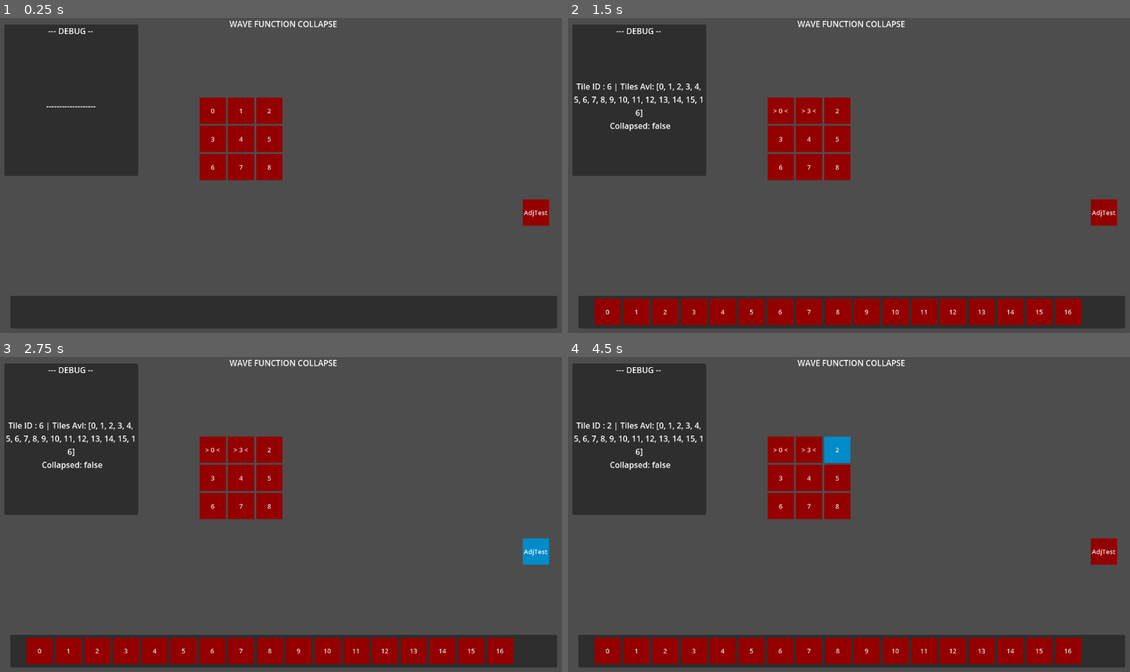
Above: before the commit, frames 1-4 (two rows, left to right).
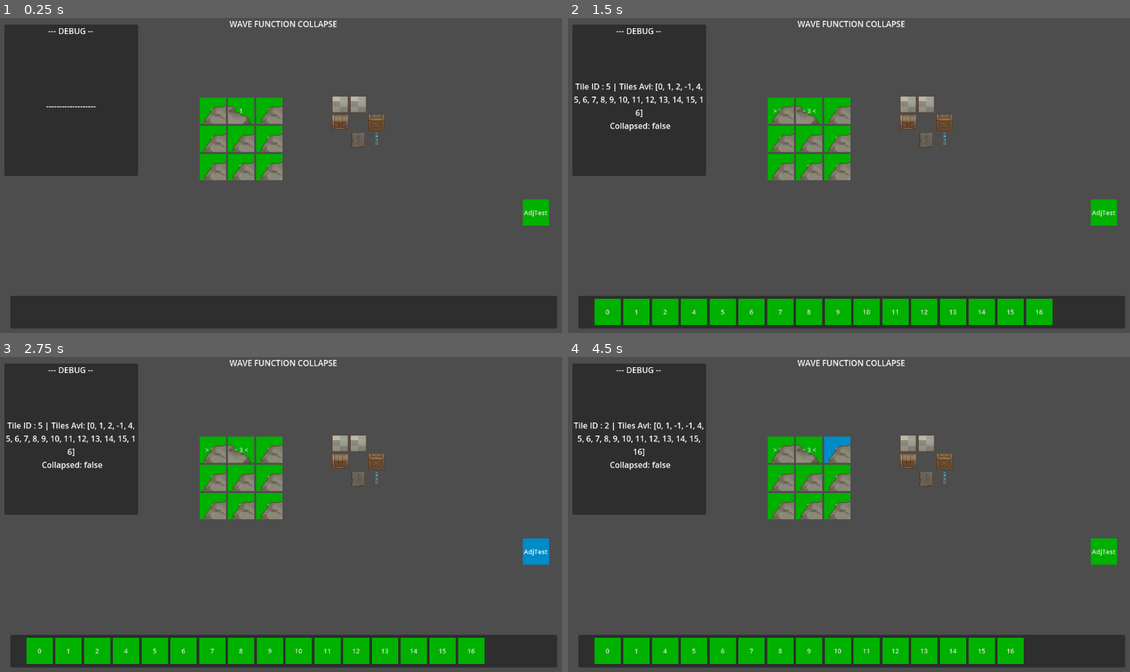
Above: after the commit, the same moments.

Repository: Sketh14/WaveFuncCollapse
Game: Godot game, scene res://Scenes/Main03.tscn
Same seed, same stepped clock (60 frames per second), same inputs: the game is played once before the commit and once after it. This scene is started directly instead of the project's main scene.
Inputs:
- Up to frame 1 (0.25 s): no input
- Up to frame 2 (1.5 s): click "0" at 0.5 s; click "0" at 1.25 s
- Up to frame 3 (2.75 s): click "AdjTest" at 2 s
- Up to frame 4 (4.5 s): click "> 0 <" at 2.75 s; click "> 3 <" at 3.5 s; click "2" at 4.25 s

The runs differ from the first frame. In frame 1, 4.6% of the frame differs, in the area x 35-98%, y 24-67%; in frame 2, 12%; in frame 3, 11%; in frame 4, 12%, in the area x 1-98%, y 20-98%.

Commit message:
Atlas Texture | Tile Images | Adj List Update
- Scripts
	(-) UniversalConstants
		[=] Adding rectRegion Scale as constant
	(-) UITileController_1
		[=] Adding TextureRect field for getting and setting AtlasTexture
	(-) UI_Test1
		[=] Test script for testing UI elements logic
- Scene
	(-) Adding TextureRect to UI-Button-Tiles to set the image of the tile
	(-) Adding AtlasTexture for both "Props" and "Environment" tiles
- Others
	(-) TileAdjacencyList
		[=] Adding "Atlas Texture" region data also for each tile's image
			<~> First element is the index of the "Atlas Texture" to use, as we have 2 tileSets

Diff:
--- /dev/null
+++ b/Atlas Texture/Environment_AT1.tres
@@ -0,0 +1,7 @@
+[gd_resource type="AtlasTexture" load_steps=2 format=3 uid="uid://besoup70f48j2"]
+
+[ext_resource type="Texture2D" uid="uid://cr4vmeraqpd1d" path="res://Sprites/Environment/TX Tileset Grass.png" id="1_4l3lg"]
+
+[resource]
+atlas = ExtResource("1_4l3lg")
+region = Rect2(192, 63, 32, 32)
--- /dev/null
+++ b/Atlas Texture/Props_AT1.tres
@@ -0,0 +1,7 @@
+[gd_resource type="AtlasTexture" load_steps=2 format=3 uid="uid://cb2x8t3gf1k5a"]
+
+[ext_resource type="Texture2D" uid="uid://on7xocak68ox" path="res://Sprites/Environment/TX Props.png" id="1_135el"]
+
+[resource]
+atlas = ExtResource("1_135el")
+region = Rect2(0, 452, 32, 32)
--- /dev/null
+++ b/Atlas Texture/Props_AT2.tres
@@ -0,0 +1,7 @@
+[gd_resource type="AtlasTexture" load_steps=2 format=3 uid="uid://cjqtjfk3yxeka"]
+
+[ext_resource type="Texture2D" uid="uid://on7xocak68ox" path="res://Sprites/Environment/TX Props.png" id="1_w1vcg"]
+
+[resource]
+atlas = ExtResource("1_w1vcg")
+region = Rect2(32, 32, 32, 32)
--- a/Prefab/UI/BtPrefab_1.tscn
+++ b/Prefab/UI/BtPrefab_1.tscn
@@ -1,8 +1,9 @@
-[gd_scene load_steps=4 format=3 uid="uid://bdeicjkvvfk7u"]
+[gd_scene load_steps=5 format=3 uid="uid://bdeicjkvvfk7u"]
 
 [ext_resource type="Theme" uid="uid://dw70fre4exfuq" path="res://Themes/MainTileTheme_2.tres" id="1_u8kkf"]
 [ext_resource type="Script" path="res://Scripts/UI/UITileController_1.gd" id="2_5g68f"]
 [ext_resource type="Theme" uid="uid://bvy3hpak27cl3" path="res://Themes/TextTheme_1.tres" id="3_boxi7"]
+[ext_resource type="Texture2D" uid="uid://cb2x8t3gf1k5a" path="res://Atlas Texture/Props_AT1.tres" id="4_r6bg3"]
 
 [node name="Button" type="Button" node_paths=PackedStringArray("btControl")]
 custom_minimum_size = Vector2(52, 52)
@@ -14,6 +15,7 @@
 text = "0"
 script = ExtResource("2_5g68f")
 btControl = NodePath(".")
+rectRegionPos = Vector2i(0, 420)
 
 [node name="TileId_Label" type="Label" parent="."]
 visible = false
@@ -31,4 +33,14 @@
 autowrap_mode = 1
 text_direction = 1
 
+[node name="TileImg" type="TextureRect" parent="."]
+layout_mode = 1
+anchors_preset = 15
+anchor_right = 1.0
+anchor_bottom = 1.0
+grow_horizontal = 2
+grow_vertical = 2
+texture = ExtResource("4_r6bg3")
+stretch_mode = 4
+
 [connection signal="pressed" from="." to="." method="_on_tile_bt_pressed"]
--- /dev/null
+++ b/Prefab/UI/BtPrefab_Test2.tscn
@@ -0,0 +1,43 @@
+[gd_scene load_steps=5 format=3 uid="uid://crhrpsiyo6b0t"]
+
+[ext_resource type="Theme" uid="uid://dw70fre4exfuq" path="res://Themes/MainTileTheme_2.tres" id="1_lvtmw"]
+[ext_resource type="Theme" uid="uid://bvy3hpak27cl3" path="res://Themes/TextTheme_1.tres" id="3_hjsbm"]
+[ext_resource type="Texture2D" uid="uid://cb2x8t3gf1k5a" path="res://Atlas Texture/Props_AT1.tres" id="4_r4ets"]
+[ext_resource type="Script" path="res://Scripts/Test/UI_Test1.gd" id="5_kltb3"]
+
+[node name="Button" type="Button" node_paths=PackedStringArray("tileImg")]
+custom_minimum_size = Vector2(52, 52)
+offset_left = 13.0
+offset_top = 22.0
+offset_right = 65.0
+offset_bottom = 74.0
+theme = ExtResource("1_lvtmw")
+text = "0"
+script = ExtResource("5_kltb3")
+tileImg = NodePath("TileImg")
+
+[node name="TileId_Label" type="Label" parent="."]
+visible = false
+layout_direction = 2
+layout_mode = 1
+anchors_preset = 15
+anchor_right = 1.0
+anchor_bottom = 1.0
+grow_horizontal = 2
+grow_vertical = 2
+theme = ExtResource("3_hjsbm")
+text = "-"
+horizontal_alignment = 1
+vertical_alignment = 1
+autowrap_mode = 1
+text_direction = 1
+
+[node name="TileImg" type="TextureRect" parent="."]
+layout_mode = 1
+anchors_preset = 15
+anchor_right = 1.0
+anchor_bottom = 1.0
+grow_horizontal = 2
+grow_vertical = 2
+texture = ExtResource("4_r4ets")
+stretch_mode = 4
--- a/Resources/TileAdjacencyList.json
+++ b/Resources/TileAdjacencyList.json
@@ -3,6 +3,11 @@
 		{
 			"tile_index": 0,
 			"tile_name": "Big_Rock_0",
+			"atlas_texture_properties": [
+				1,
+				0,
+				452
+			],
 			"socket_values": [
 				47,
 				45,
@@ -54,6 +59,11 @@
 		{
 			"tile_index": 1,
 			"tile_name": "Big_Rock_1",
+			"atlas_texture_properties": [
+				1,
+				0,
+				420
+			],
 			"socket_values": [
 				51,
 				49,
@@ -105,6 +115,11 @@
 		{
 			"tile_index": 2,
 			"tile_name": "Big_Rock_2",
+			"atlas_texture_properties": [
+				1,
+				32,
+				452
+			],
 			"socket_values": [
 				55,
 				53,
@@ -156,6 +171,11 @@
 		{
 			"tile_index": 3,
 			"tile_name": "Big_Rock_3",
+			"atlas_texture_properties": [
+				1,
+				32,
+				452
+			],
 			"socket_values": [
 				59,
 				57,
@@ -207,6 +227,11 @@
 		{
 			"tile_index": 4,
 			"tile_name": "Grass_0",
+			"atlas_texture_properties": [
+				0,
+				40,
+				23
+			],
 			"socket_values": [
 				3,
 				1,
@@ -285,6 +310,11 @@
 		{
 			"tile_index": 5,
 			"tile_name": "Grass_1",
+			"atlas_texture_properties": [
+				0,
+				128,
+				31
+			],
 			"socket_values": [
 				7,
 				5,
@@ -363,6 +393,11 @@
 		{
 			"tile_index": 6,
 			"tile_name": "Grass_2",
+			"atlas_texture_properties": [
+				0,
+				192,
+				63
+			],
 			"socket_values": [
 				11,
 				9,
@@ -441,6 +476,11 @@
 		{
 			"tile_index": 7,
 			"tile_name": "Grass_3",
+			"atlas_texture_properties": [
+				0,
+				96,
+				87
+			],
 			"socket_values": [
 				15,
 				13,
@@ -519,6 +559,11 @@
 		{
 			"tile_index": 8,
 			"tile_name": "Object_0",
+			"atlas_texture_properties": [
+				1,
+				96,
+				160
+			],
 			"socket_values": [
 				27,
 				25,
@@ -597,6 +642,11 @@
 		{
 			"tile_index": 9,
 			"tile_name": "Object_1",
+			"atlas_texture_properties": [
+				1,
+				160,
+				287
+			],
 			"socket_values": [
 				31,
 				29,
@@ -675,6 +725,11 @@
 		{
 			"tile_index": 10,
 			"tile_name": "Path_0",
+			"atlas_texture_properties": [
+				0,
+				80,
+				127
+			],
 			"socket_values": [
 				23,
 				21,
@@ -753,6 +808,11 @@
 		{
 			"tile_index": 11,
 			"tile_name": "Path_1",
+			"atlas_texture_properties": [
+				0,
+				176,
+				191
+			],
 			"socket_values": [
 				19,
 				17,
@@ -831,6 +891,11 @@
 		{
 			"tile_index": 12,
 			"tile_name": "Rock_0",
+			"atlas_texture_properties": [
+				1,
+				64,
+				480
+			],
 			"socket_values": [
 				35,
 				33,
@@ -909,6 +974,11 @@
 		{
 			"tile_index": 13,
 			"tile_name": "Rock_1",
+			"atlas_texture_properties": [
+				1,
+				27,
+				474
+			],
 			"socket_values": [
 				39,
 				37,
@@ -987,6 +1057,11 @@
 		{
 			"tile_index": 14,
 			"tile_name": "Rock_2",
+			"atlas_texture_properties": [
+				1,
+				160,
+				480
+			],
 			"socket_values": [
 				43,
 				41,
@@ -1065,6 +1140,11 @@
 		{
 			"tile_index": 15,
 			"tile_name": "Tomb_0",
+			"atlas_texture_properties": [
+				1,
+				288,
+				186
+			],
 			"socket_values": [
 				67,
 				65,
@@ -1127,6 +1207,11 @@
 		{
 			"tile_index": 16,
 			"tile_name": "Tomb_1",
+			"atlas_texture_properties": [
+				1,
+				288,
+				154
+			],
 			"socket_values": [
 				63,
 				61,
@@ -1190,6 +1275,11 @@
 		{
 			"tile_index": 17,
 			"tile_name": "Empty_Tile",
+			"atlas_texture_properties": [
+				1,
+				0,
+				0
+			],
 			"adjacency_list": [
 				[
 					0
--- a/Scenes/Main03.tscn
+++ b/Scenes/Main03.tscn
@@ -1,10 +1,13 @@
-[gd_scene load_steps=6 format=3 uid="uid://cewiy0d2bjpka"]
+[gd_scene load_steps=9 format=3 uid="uid://cewiy0d2bjpka"]
 
 [ext_resource type="PackedScene" uid="uid://bdeicjkvvfk7u" path="res://Prefab/UI/BtPrefab_1.tscn" id="1_op8q5"]
 [ext_resource type="PackedScene" uid="uid://bno6vf85fao5e" path="res://Prefab/UI/TileSelectionBtPrefab_1.tscn" id="2_4e3bt"]
+[ext_resource type="Texture2D" uid="uid://cjqtjfk3yxeka" path="res://Atlas Texture/Props_AT2.tres" id="2_x0nfk"]
 [ext_resource type="Theme" uid="uid://dw70fre4exfuq" path="res://Themes/MainTileTheme_2.tres" id="3_du6bc"]
 [ext_resource type="Script" path="res://Scripts/UI_Alt/WaveFunctionCollapse2.gd" id="4_143x1"]
 [ext_resource type="Script" path="res://Scripts/UI/MainUIController_1.gd" id="5_ixidq"]
+[ext_resource type="Texture2D" uid="uid://cb2x8t3gf1k5a" path="res://Atlas Texture/Props_AT1.tres" id="6_4div7"]
+[ext_resource type="Script" path="res://Scripts/Test/UI_Test1.gd" id="7_aajsh"]
 
 [node name="Main02" type="Control"]
 layout_mode = 3
@@ -42,8 +45,8 @@
 anchor_bottom = 0.5
 offset_left = -166.0
 offset_top = -166.0
-offset_right = 166.0
-offset_bottom = 166.0
+offset_right = 6.0
+offset_bottom = 6.0
 grow_horizontal = 2
 grow_vertical = 2
 columns = 3
@@ -55,6 +58,7 @@
 layout_mode = 2
 text = "1"
 tileID = 1
+rectRegionPos = Vector2i(32, 420)
 
 [node name="Button_2" parent="MainUI_Control/GridContainer_1" instance=ExtResource("1_op8q5")]
 layout_mode = 2
@@ -90,6 +94,25 @@
 layout_mode = 2
 text = "8"
 tileID = 8
+
+[node name="GridContainer_Test_2" type="GridContainer" parent="MainUI_Control"]
+layout_mode = 1
+anchors_preset = 8
+anchor_left = 0.5
+anchor_top = 0.5
+anchor_right = 0.5
+anchor_bottom = 0.5
+offset_left = 96.0
+offset_top = -168.0
+offset_right = 268.0
+offset_bottom = 4.0
+grow_horizontal = 2
+grow_vertical = 2
+columns = 3
+
+[node name="TextureRect_1" type="TextureRect" parent="MainUI_Control/GridContainer_Test_2"]
+layout_mode = 2
+texture = ExtResource("2_x0nfk")
 
 [node name="Debug_Panel" type="Panel" parent="MainUI_Control"]
 layout_mode = 1
@@ -232,9 +255,17 @@
 script = ExtResource("4_143x1")
 debugLabel = NodePath("../MainUI_Control/Debug_Panel/DebugLabel2")
 gridDimension = 3
+tileAtlasTexture = ExtResource("6_4div7")
 testAdjForUnCollapsedBt = NodePath("../MainUI_Control/AdjTestForUnCollapsed")
 
 [node name="MainUiController_1" type="Node" parent="." node_paths=PackedStringArray("debugLabel", "selectedTilesBts")]
 script = ExtResource("5_ixidq")
 debugLabel = NodePath("../MainUI_Control/Debug_Panel/DebugLabel2")
 selectedTilesBts = [NodePath("../MainUI_Control/AvailableTiles_Panel/GridContainer/TileBt_0"), NodePath("../MainUI_Cont …(1258 unchanged characters)…
+
+[node name="UI_Test1" type="Node" parent="." node_paths=PackedStringArray("tileTexRect_Og", "tileTexturesContainer", "tileTexArr")]
+script = ExtResource("7_aajsh")
+tileTexRect_Og = NodePath("../MainUI_Control/GridContainer_Test_2/TextureRect_1")
+atlasTex_Og = ExtResource("2_x0nfk")
+tileTexturesContainer = NodePath("../MainUI_Control/GridContainer_Test_2")
+tileTexArr = [null, null, null, null, null, null, null, null, null]
--- /dev/null
+++ b/Scripts/Test/UI_Test1.gd
@@ -0,0 +1,26 @@
+# Test Script for testing UI
+
+
+class_name UI_Test1 extends Node
+
+# Setting Texture Test
+# @export var tileImg: TextureRect
+
+# Setting Unique to all Textures
+@export var tileTexRect_Og: TextureRect
+@export var atlasTex_Og: AtlasTexture
+@export var tileTexturesContainer: GridContainer
+@export var tileTexArr: Array[TextureRect]
+
+func _ready():
+	# tileImg.texture.region = Rect2(0, 420, UniversalConstants.rectRegionScaleXY, UniversalConstants.rectRegionScaleXY)
+	var tileArrSize = tileTexArr.size() - 1
+	var tempTexPosX = 32
+	for i in tileArrSize:
+		tileTexArr[i] = tileTexRect_Og.duplicate()
+		tileTexturesContainer.add_child(tileTexArr[i])
+
+		tileTexArr[i].texture = atlasTex_Og.duplicate()
+		tileTexArr[i].texture.region = Rect2(tempTexPosX, 32, UniversalConstants.rectRegionScaleXY, UniversalConstants.rectRegionScaleXY)
+		tempTexPosX += 32
+		# print("Atlas Texture Region : " + str(tileTexArr[i].texture.region))
--- a/Scripts/UI/UITileController_1.gd
+++ b/Scripts/UI/UITileController_1.gd
@@ -5,6 +5,9 @@
 
 @export var btControl: Control
 @export var tileID: int
+@export var rectRegionPos: Vector2i
+
+var tileTex: TextureRect
 # @export var tileEnabled: bool # export for debug
 # @export var tileID_Label: Label
 
@@ -26,6 +29,12 @@
 	waveFunctionHandler.UpdateTileData_sig.connect(UpdateButtonText)
 
 	mainUIController = get_tree().get_root().get_node(UniversalConstants.mainUIControllerScriptPath) as MainUiController_1
+
+	tileTex = get_child(1)
+	tileTex.texture = waveFunctionHandler.tileAtlasTexture.duplicate()
+	# https://www.reddit.com/r/godot/comments/aad39n/how_to_change_texturerect_atlas_texture_region_in/
+	tileTex.texture.region = Rect2(rectRegionPos.x, rectRegionPos.y, UniversalConstants.rectRegionScaleXY, UniversalConstants.rectRegionScaleXY)
+	# print("Atlas Texture Region : " + str(tileTex.texture.region))
 
 	# await get_tree().create_timer(1.0).timeout
 	# _on_tile_updated()
--- a/Scripts/UI_Alt/WaveFunctionCollapse2.gd
+++ b/Scripts/UI_Alt/WaveFunctionCollapse2.gd
@@ -4,6 +4,7 @@
 @export var debugLabel: Label
 # @export var gridDimension: Vector2i
 @export var gridDimension: int
+@export var tileAtlasTexture: AtlasTexture
 
 # """
 # FoR Testing
@@ -143,7 +144,7 @@
 		poppedTileIndex = tilesToCheckStack.pop_back()
 		coOrdX = (poppedTileIndex / gridDimension)
 		coOrdY = poppedTileIndex % gridDimension
-		print("\n\nGot Tile to check| index : X[" + str(coOrdX) + "], Y[" + str(coOrdY) + "]")
+		# print("\n\nGot Tile to check| index : X[" + str(coOrdX) + "], Y[" + str(coOrdY) + "]")
 
 		coOrdXMult = 0
 		coOrdYMult = 1
@@ -168,7 +169,7 @@
 				else:
 					tileToCheckData.socketDir = tileCountY
 
-				# """
+				"""
 				print("Checking Tile | tileCountX : " + str(tileCountX) + " | tileCountY : " + str(tileCountY)
 						+ " | [" + str(tileToCheckData.tileCoOrdX) + "," + str(tileToCheckData.tileCoOrdY) + "]"
 						+ " | socketDir : " + str(tileToCheckData.socketDir)
@@ -176,7 +177,7 @@
 				# """
 
 				if (SetTileAdjacency(poppedTileIndex, tileToCheckData)):
-					# """
+					"""
 					print("=========> Pushing Tile Data | refTileMapIndex : " + str((gridDimension * tileToCheckData.tileCoOrdX) + tileToCheckData.tileCoOrdY)
 						+ " | X[" + str(tileToCheckData.tileCoOrdX) + "], Y[" + str(tileToCheckData.tileCoOrdY) + "] <=======")
 					# """
@@ -197,8 +198,8 @@
 			coOrdXMult = 1
 
 		# For Debugging
-		stackPoppdCount += 1
-		if (stackPoppdCount > 1): break
+		# stackPoppdCount += 1
+		# if (stackPoppdCount > 1): break
 	# """
 	print("Stack Count : " + str(tilesToCheckStack.size()))
 
@@ -427,7 +428,7 @@
 					# print("j[" + str(j) + "] | Adj Val : " + str(tempAdjVal)
 					# 	+ " | type : " + str(typeof(tempAdjVal)) + " | Count : " + str(superAdjList.size()))
 
-		print("Super Adj List | Count : " + str(superAdjList.size()) + " | Val :" + str(superAdjList))
+		# print("Super Adj List | Count : " + str(superAdjList.size()) + " | Val :" + str(superAdjList))
 		# return false						# FOR DEBUGGING
 
 		# TODO: REMOVEEEEEEEEE
@@ -450,8 +451,11 @@
 			UniversalConstants.SocketDirection.NEGATIVEY:
 				compSocketDir = UniversalConstants.SocketDirection.POSITIVEY
 
+		"""
 		print("Available Tiles | Count : " + str(tileMap[tileToCheckIndex1D].tilesAvailable.size())
 				+ " | Val : " + str(tileMap[tileToCheckIndex1D].tilesAvailable))
+		# """
+
 		# Get the "Available Tiles" list of the "Tile To Check"
 		for i in availableTilesSize:
 
@@ -477,7 +481,7 @@
 				# Check from the "Available Tiles", which tile's socket value in the desired direction
 				# is equal to the adjacency socket value
 				if (superAdjList[j] == tilesJsonData.tile_info[i].socket_values[compSocketDir]):
-					print("Found Socket | Socket [" + str(i) + "] : [" + str(superAdjList[j]) + "] | [" + str(compSocketDir) + "]")
+					# print("Found Socket | Socket [" + str(i) + "] : [" + str(superAdjList[j]) + "] | [" + str(compSocketDir) + "]")
 					sameAdjValFound = true
 					break
 				# print("Adjacency Socket Val : " + str(tilesJsonData.tile_info[i].adjacency_list[j]))
@@ -487,7 +491,7 @@
 			if (!sameAdjValFound):
 				tileMap[tileToCheckIndex1D].tilesAvailable[i] = -1
 				tileChanged = true
-			# """
+			"""
 				print("Removing Tile | i[" + str(i) + "] | tileValueRemoved : "
 						+ str(tileMap[tileToCheckIndex1D].tilesAvailable[i]));
 			# """
--- a/Scripts/UniversalConstants.gd
+++ b/Scripts/UniversalConstants.gd
@@ -5,6 +5,7 @@
 
 const pressedColor = Color(0, 0.55, 0, 1)
 const textSize = 20
+const rectRegionScaleXY = 32
 const waveFunctionScriptPath = "Main02/WaveFunctionCollapse2"
 const mainUIControllerScriptPath = "Main02/MainUiController_1"
 const adjacencyJsonPath = "res://Resources/TileAdjacencyList.json"
--- a/Themes/MainTileTheme_2.tres
+++ b/Themes/MainTileTheme_2.tres
@@ -1,19 +1,19 @@
 [gd_resource type="Theme" load_steps=6 format=3 uid="uid://dw70fre4exfuq"]
 
 [sub_resource type="StyleBoxFlat" id="StyleBoxFlat_8i32a"]
-bg_color = Color(0.580392, 0, 0, 0.584314)
+bg_color = Color(0, 0.545098, 0, 0.529412)
 
 [sub_resource type="StyleBoxFlat" id="StyleBoxFlat_ehf5o"]
 bg_color = Color(0, 0.545098, 0.788235, 1)
 
 [sub_resource type="StyleBoxFlat" id="StyleBoxFlat_omqnp"]
-bg_color = Color(0.803922, 0, 0, 1)
+bg_color = Color(0, 0.854902, 0, 1)
 
 [sub_resource type="StyleBoxFlat" id="StyleBoxFlat_mq8f7"]
-bg_color = Color(0.580392, 0, 0, 1)
+bg_color = Color(0, 0.694118, 0, 1)
 
 [sub_resource type="StyleBoxFlat" id="StyleBoxFlat_kcfva"]
-bg_color = Color(0, 0.545098, 0, 1)
+bg_color = Color(0, 0.435294, 0.631373, 1)
 
 [resource]
 Button/font_sizes/font_size = 13
Not shown, changed: Logs.txt
